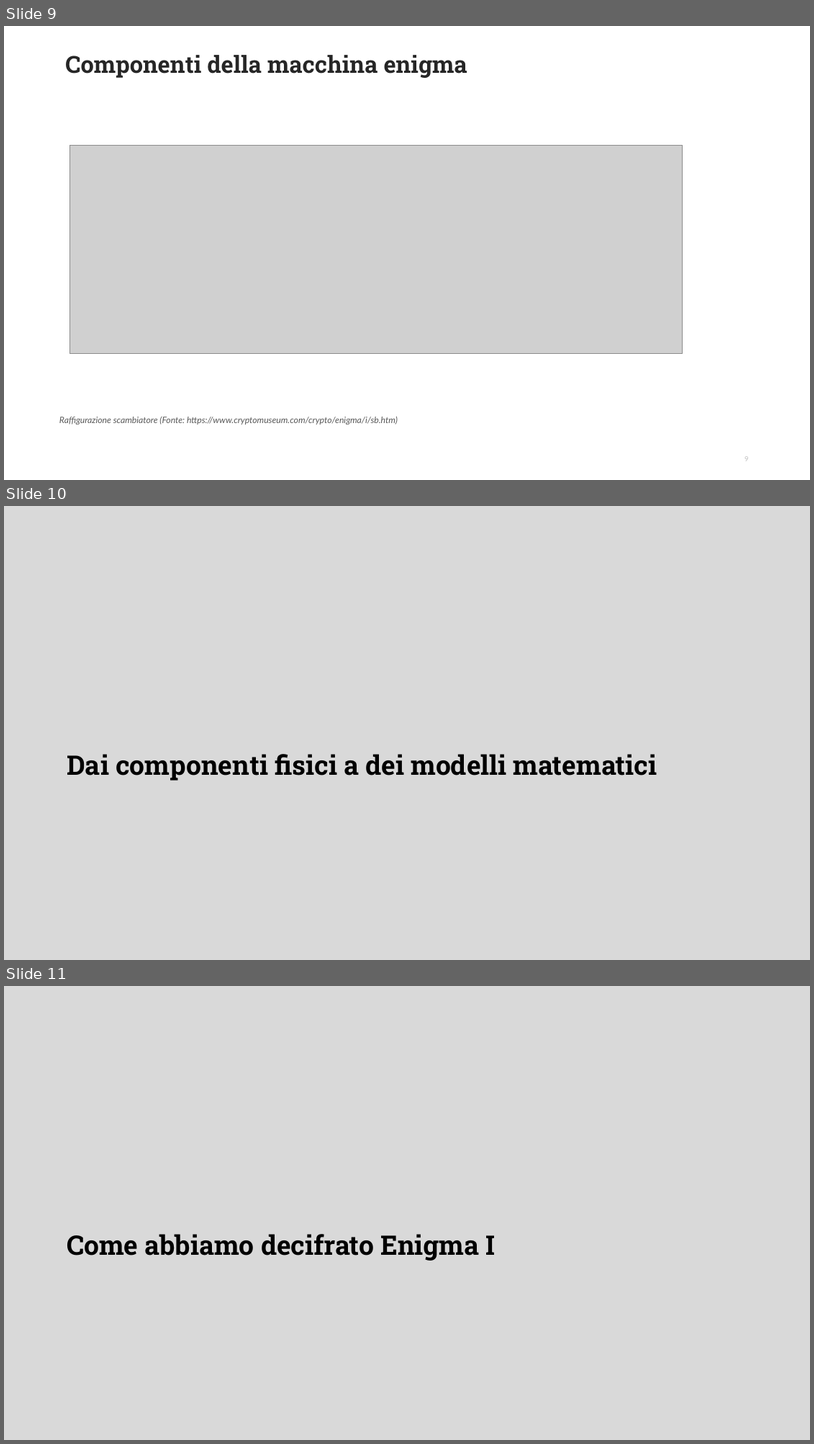
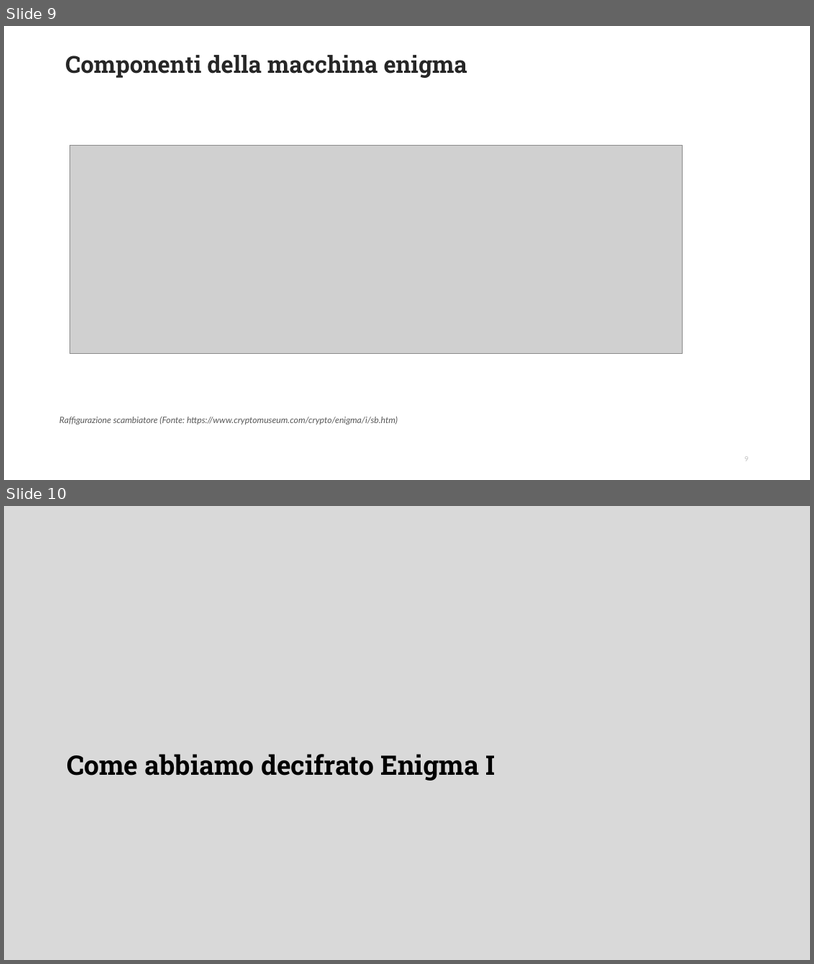
Before and after one commit to DanieleFerretti03/tesi-enigma, a slide deck: presentazione.odp. Shown one above the other, each under a label of ours: slides 9, 10 and 11 before the commit, slides 9 and 10 after it. The pictures are 814x1444 and 814x964 pixels, drawn with LibreOffice and Linux fonts; fonts in the diff are those of the drawing; grey boxes stand for pictures; background and template pictures are left out. Boxes give left, top, right and bottom in pixels: in the first picture for what was removed or moved away, otherwise in the second. Text is boxed around its words. In the diff, an @@ line names an element or a change of style, - is before the commit and + after.

```diff
--- a/presentazione.odp
+++ b/presentazione.odp
@@ slide 10 removed at bbox=[4, 506, 810, 960], background #D9D9D9 @@
@@ title removed at bbox=[67, 754, 658, 780] @@
-Dai componenti fisici a dei modelli matematici
@@ what was slide 11 is now slide 10 @@
```
Also in this commit, not shown: 1 slide added, 1 other file.
